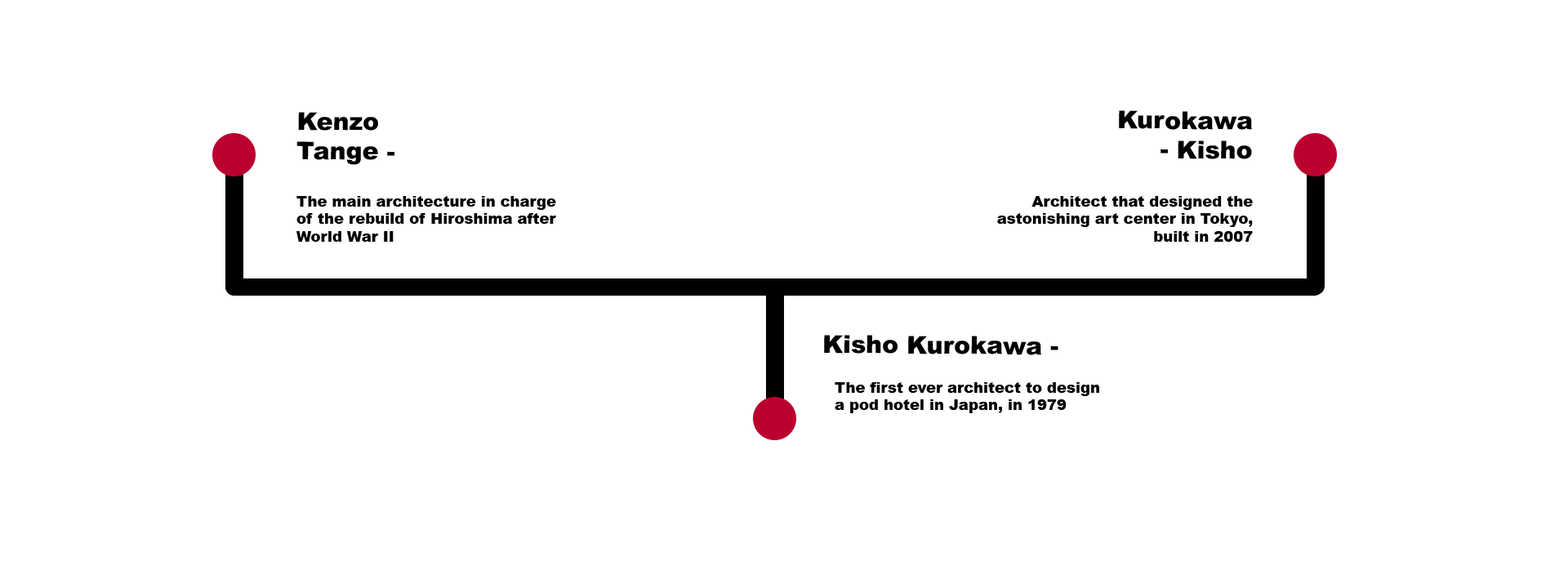
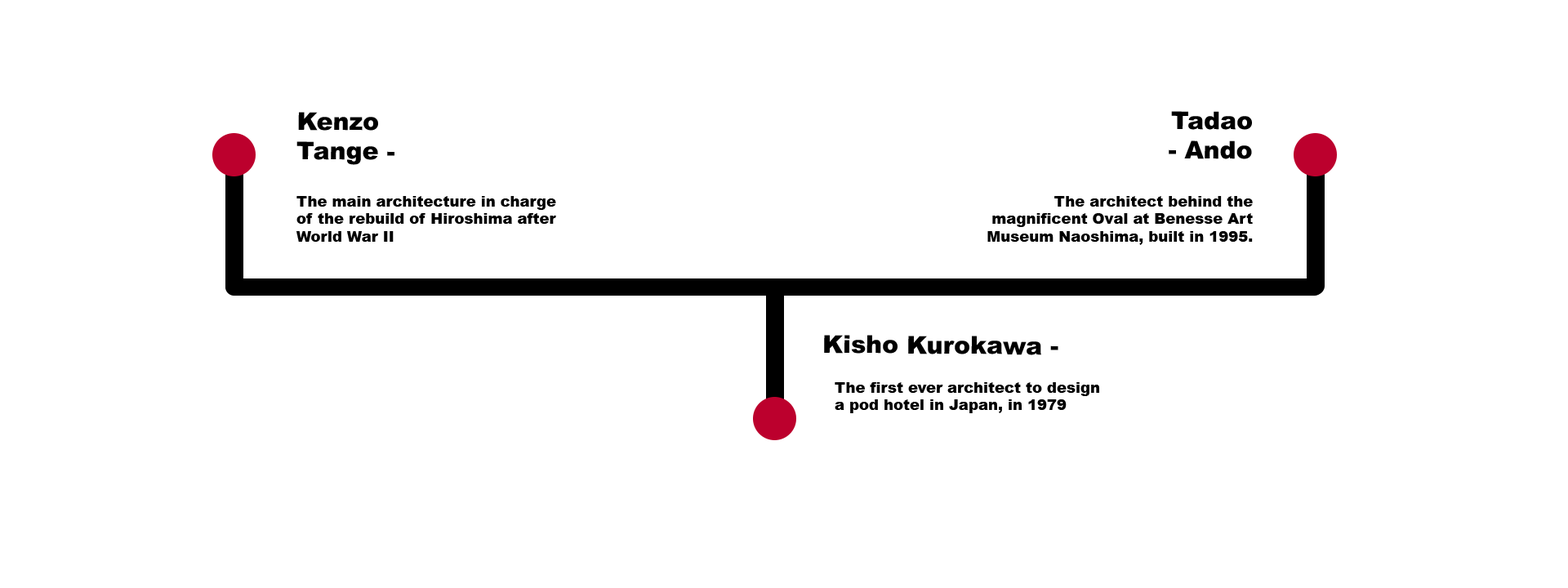
Before/after of a 1568×588 layered artwork. What changed in the layer stack:
renamed "Architect that designed the astonishing art center in Tokyo, bu" to "The architect behind the magnificent Oval at Benesse Art Museum", painted on it over [left=987, top=196, right=1253, bottom=245]
renamed "Kurokawa - Kisho" to "Tadao - Ando", painted on it over [left=1118, top=110, right=1252, bottom=160]
